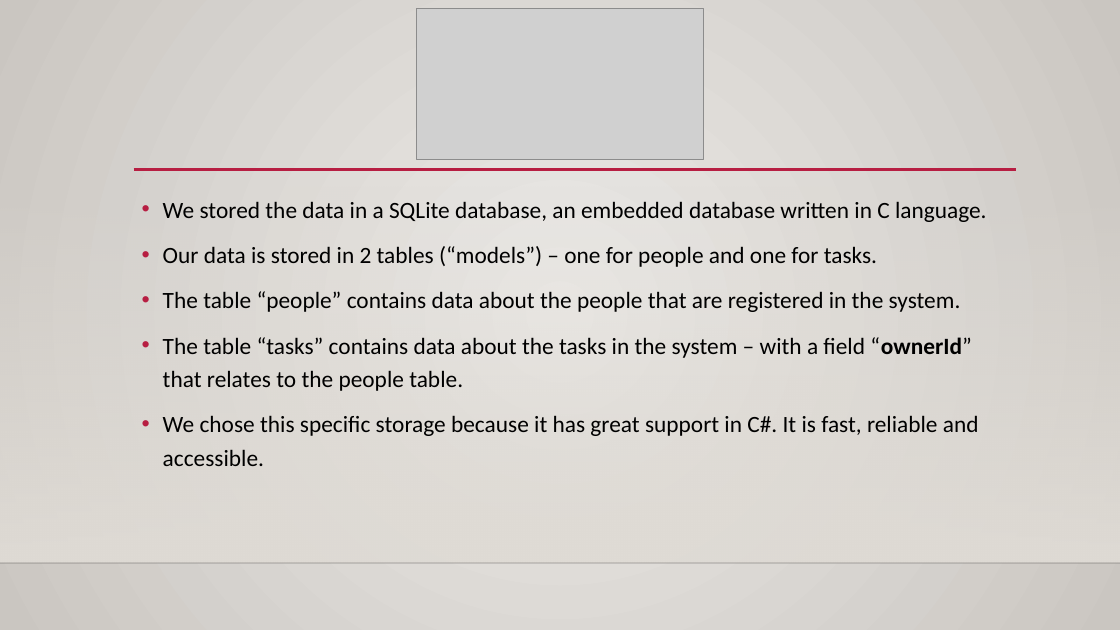
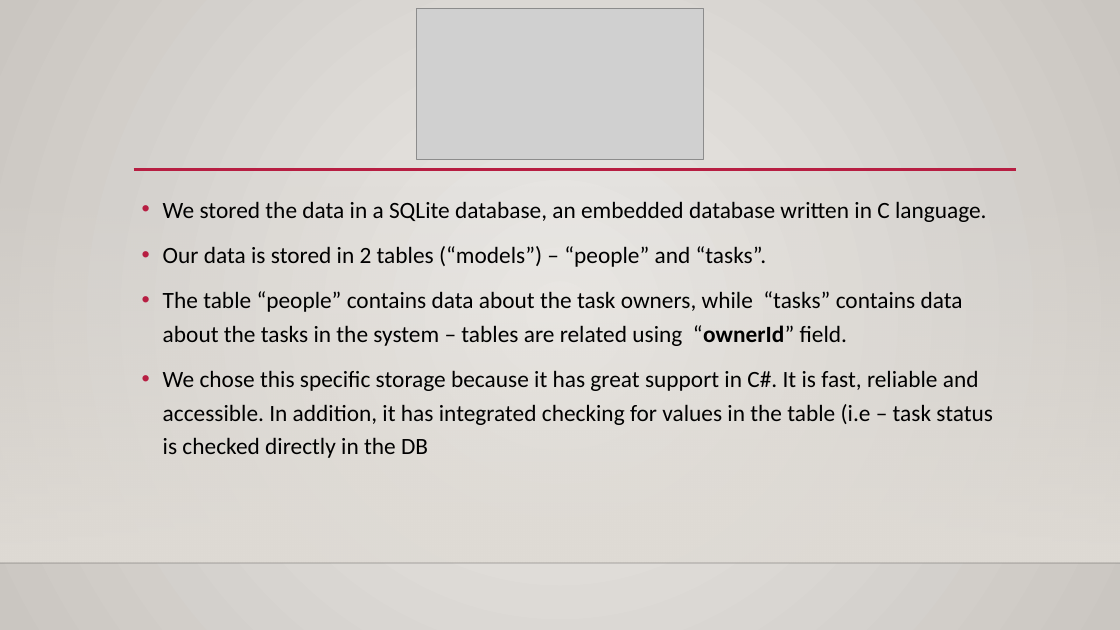
Before and after one commit to nogazax/miniproj-zederman, a slide deck: slide 4 of dotnetProj/נושאים במערכות מידע ושפות תכנות.pptx (slide 5 before the commit). Drawn at 1120x630 pixels with LibreOffice and Linux fonts; fonts in the diff are those of the drawing; grey boxes stand for pictures; background and template pictures are left out. Boxes give left, top, right and bottom in pixels: in the first picture for what was removed or moved away, otherwise in the second. Text is boxed around its words. In the diff, an @@ line names an element or a change of style, - is before the commit and + after.

```diff
--- a/dotnetProj/נושאים במערכות מידע ושפות תכנות.pptx
+++ b/dotnetProj/נושאים במערכות מידע ושפות תכנות.pptx
@@ text at <box>163,246,993,458</box>: text changed @@
-• Our data is stored in 2 tables (“models”) – one for people and one for tasks.
-• The table “people” contains data about the people that are registered in the system.
-• The table “tasks” contains data about the tasks in the system – with a field “ownerId” that relates to the people table.
-• We chose this specific storage because it has great support in C#. It is fast, reliable and accessible.
+• Our data is stored in 2 tables (“models”) – “people” and “tasks”.
+• The table “people” contains data about the task owners, while “tasks” contains data about the tasks in the system – tables are related using “ownerId” field.
+• We chose this specific storage because it has great support in C#. It is fast, reliable and accessible. In addition, it has integrated checking for values in the table (i.e – task status is checked directly in the DB
```
Also in this commit, not shown: 2 other slides changed, 1 slide added, 1 slide removed, 7 other files.
